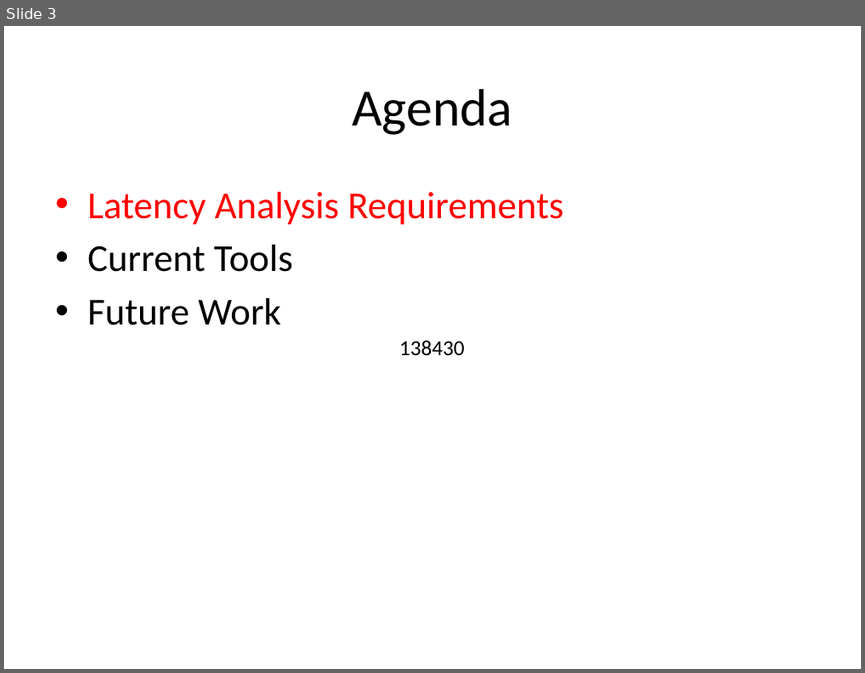
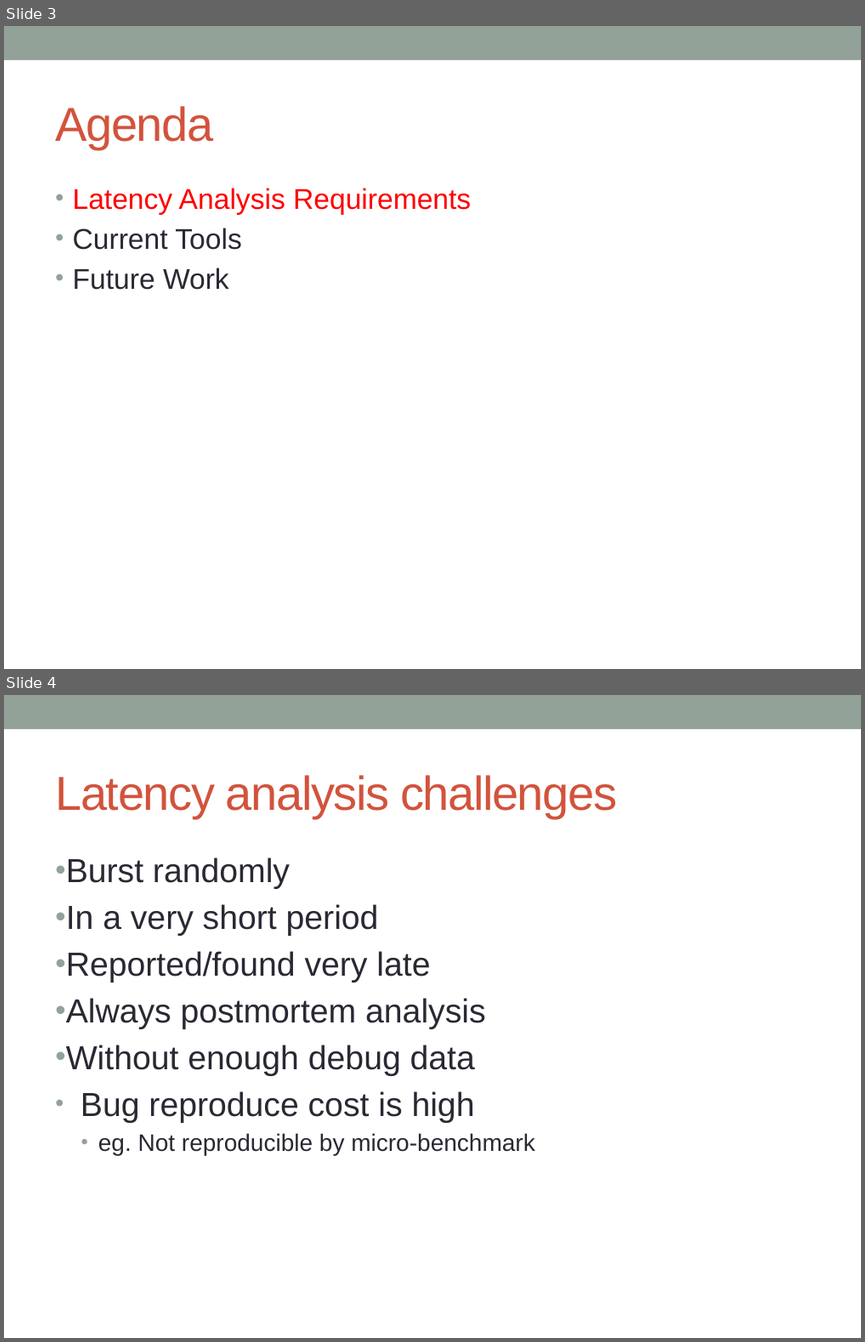
Before and after one commit to yangoliver/mydoc, a slide deck: slides/2016/linux_latency_breakdown.pptx. Shown one above the other, each under a label of ours: slide 3 before the commit, slides 3 and 4 after it. The pictures are 865x673 and 865x1342 pixels, drawn with LibreOffice and Linux fonts; fonts in the diff are those of the drawing. Boxes give left, top, right and bottom in pixels: in the first picture for what was removed or moved away, otherwise in the second. Text is boxed around its words. In the diff, an @@ line names an element or a change of style, - is before the commit and + after.

```diff
--- a/slides/2016/linux_latency_breakdown.pptx
+++ b/slides/2016/linux_latency_breakdown.pptx
@@ slide 4 added at bbox=[4, 695, 861, 1338], background #FFFFFF; not listed: 1 template element that a slide beside it also shows @@
@@ title added at bbox=[55, 775, 617, 818], 40 pt, text #D2533C @@
+Latency analysis challenges
@@ text added at bbox=[66, 857, 535, 1155], 28 pt, text #292934 @@
+    • Burst randomly
+    • In a very short period
+    • Reported/found very late
+    • Always postmortem analysis
+    • Without enough debug data
+• Bug reproduce cost is high
+  • eg. Not reproducible by micro-benchmark
@@ slide 3 changed as well @@
@@ rectangle added at bbox=[4, 26, 861, 60], fill #93A299 @@
@@ title "Agenda": place and size @@
-title "Agenda" at bbox=[352, 89, 512, 135]
+title "Agenda" at bbox=[55, 106, 213, 149]
@@ title "Agenda" at bbox=[55, 106, 213, 149]: size 44 to 40 pt, font Calibri to Arial, text colour #000000 to #D2533C, letter spacing 0 to -1 pt; alignment centre to left @@
@@ text "Latency Analysis Requirements" at bbox=[73, 188, 471, 290]: size 32 to 24 pt, font Calibri to Arial; text colour #000000 to #292934 in "Current Tools", "Future Work"; indent changed; less space between paragraphs @@
@@ text removed at bbox=[399, 340, 465, 355] @@
-138430
```
Also in this commit, not shown: 17 other slides changed, 1 slide removed.
